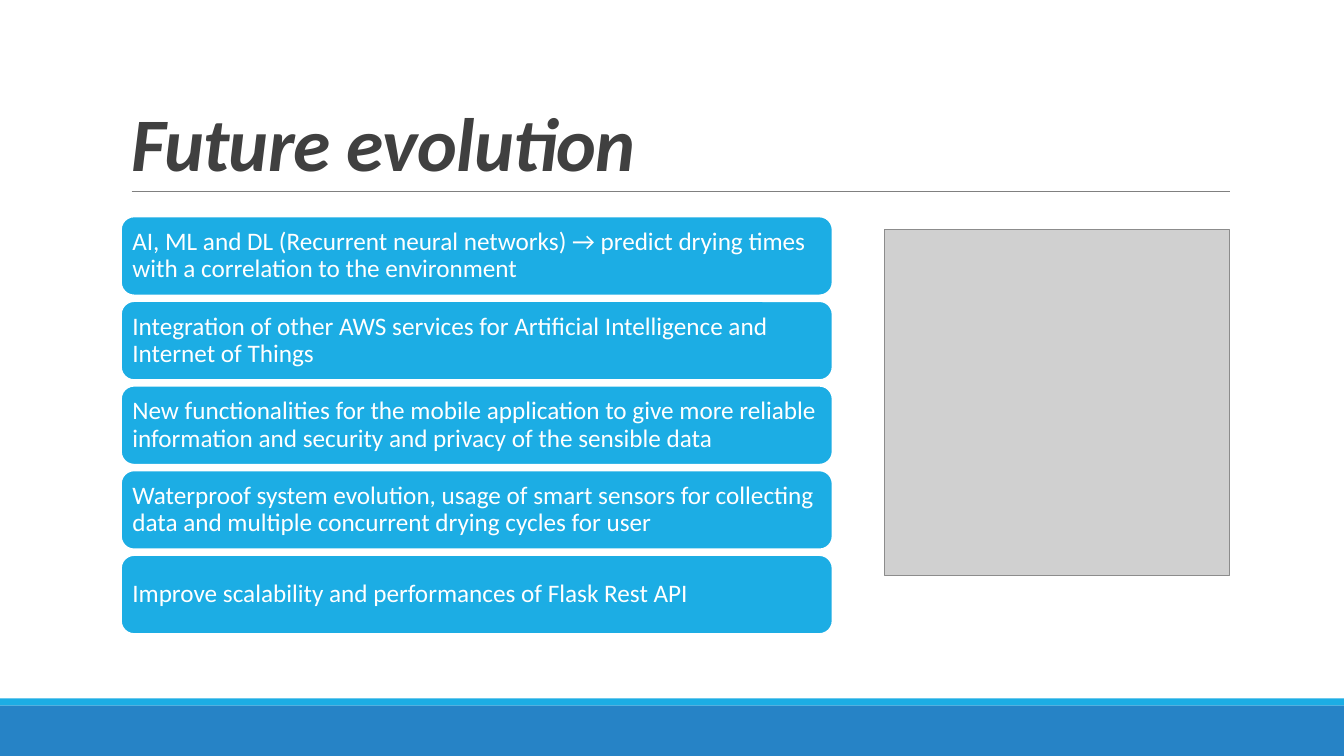
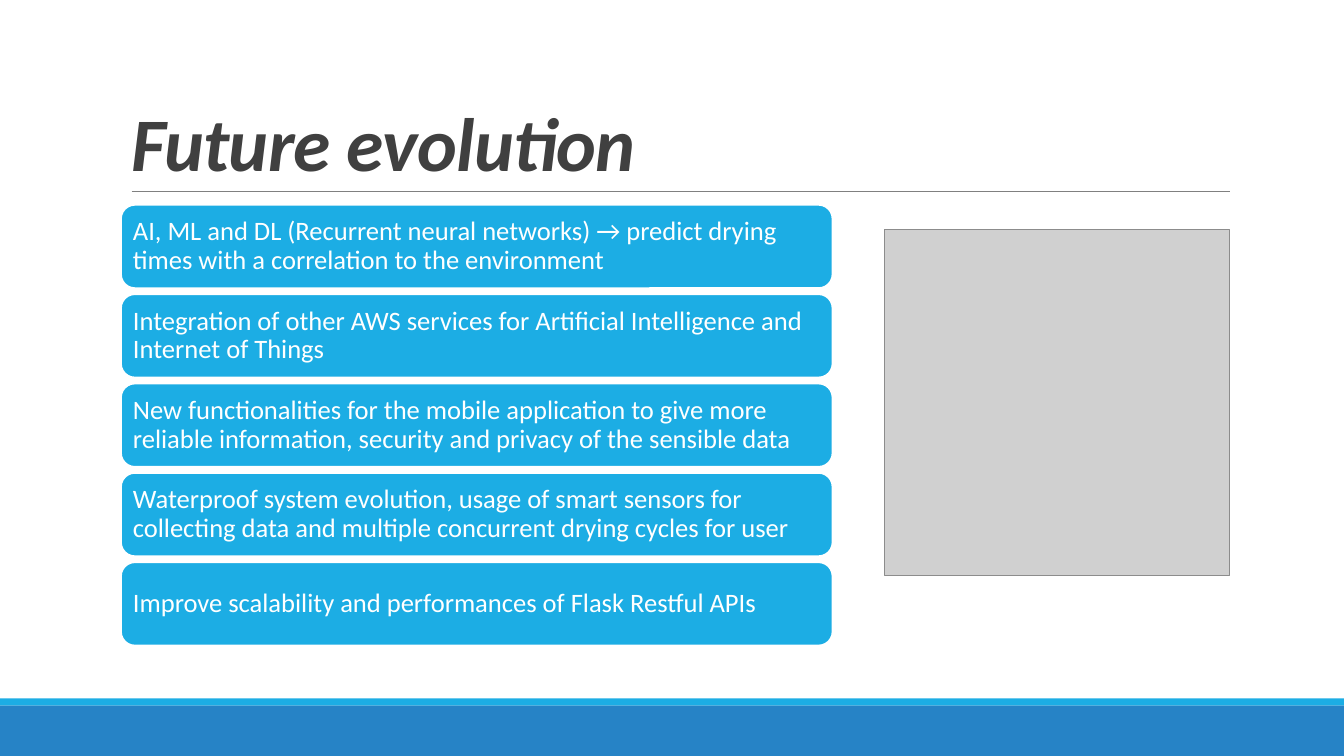
Before and after one commit to sarapeddy/drying-rack-smart, a slide deck: slide 36 of SMART STENDINO.pptx. Drawn at 1344x756 pixels with LibreOffice and Linux fonts; fonts in the diff are those of the drawing; grey boxes stand for pictures. Boxes give left, top, right and bottom in pixels: in the first picture for what was removed or moved away, otherwise in the second. Text is boxed around its words. In the diff, an @@ line names an element or a change of style, - is before the commit and + after.

```diff
--- a/SMART STENDINO.pptx
+++ b/SMART STENDINO.pptx
@@ rounded rectangle: place and size @@
-rounded rectangle at (121, 217, 833, 295)
+rounded rectangle at (121, 205, 833, 288)
@@ size 18 to 19 pt in 3 elements at (133, 311, 802, 363), (133, 489, 788, 542), (133, 220, 776, 269) @@
@@ text "AI, ML and DL (Recurrent ...": place and size @@
-text "AI, ML and DL (Recurrent ..." at (132, 232, 806, 277)
+text "AI, ML and DL (Recurrent ..." at (133, 220, 776, 269)
@@ rounded rectangle: place and size @@
-rounded rectangle at (121, 301, 833, 380)
+rounded rectangle at (121, 294, 833, 378)
@@ text at (133, 400, 790, 453): text changed; size 18 to 19 pt @@
-New functionalities for the mobile application to give more reliable information and security and privacy of the sensible data
+New functionalities for the mobile application to give more reliable information, security and privacy of the sensible data
@@ rounded rectangle: place and size @@
-rounded rectangle at (121, 471, 833, 549)
+rounded rectangle at (121, 473, 833, 557)
@@ rounded rectangle: place and size @@
-rounded rectangle at (121, 556, 833, 634)
+rounded rectangle at (121, 563, 833, 646)
@@ text at (133, 593, 756, 617): text changed; size 18 to 19 pt @@
-Improve scalability and performances of Flask Rest API
+Improve scalability and performances of Flask Restful APIs
```
Also in this commit, not shown: 5 other slides changed, 1 slide added, 1 slide removed.
